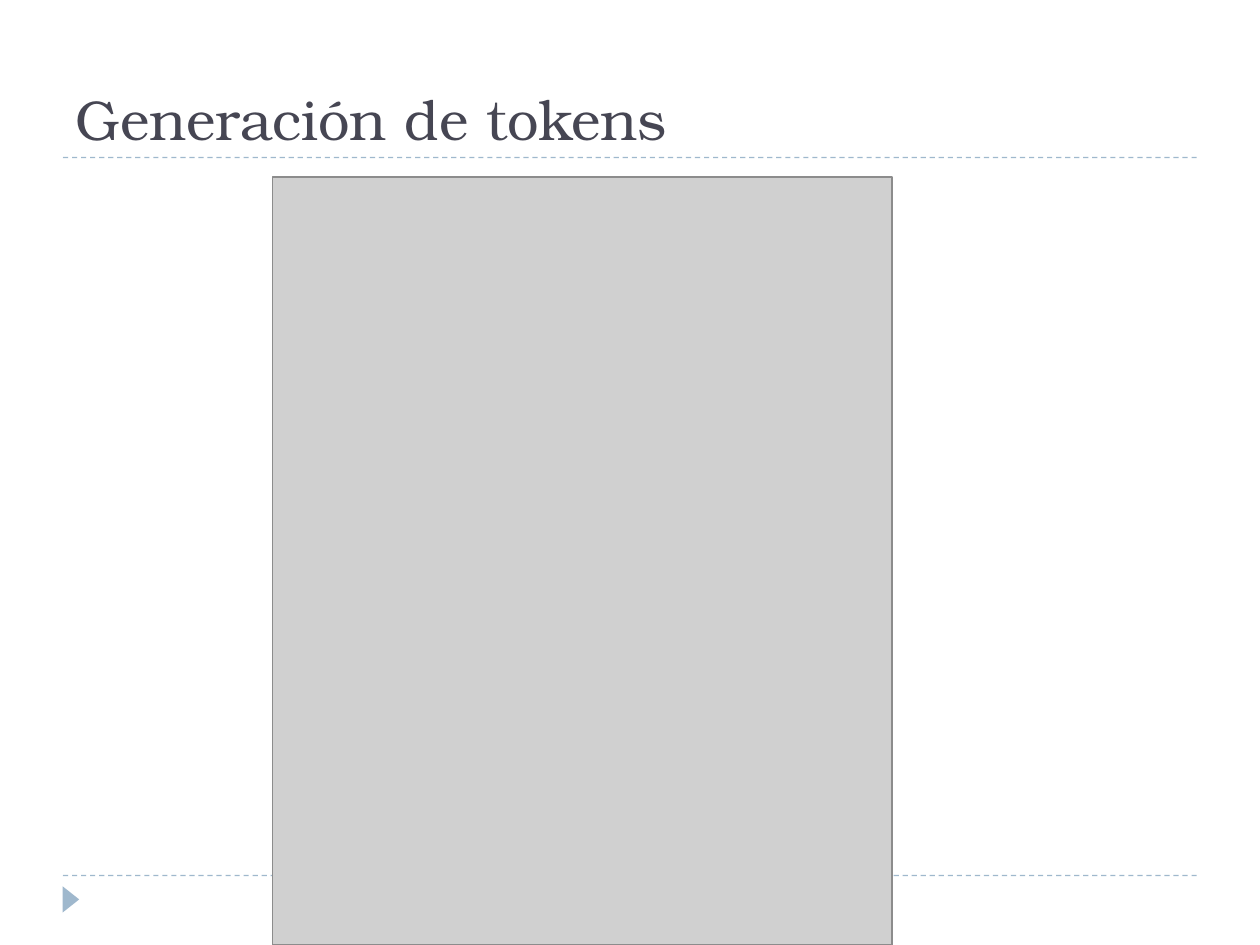
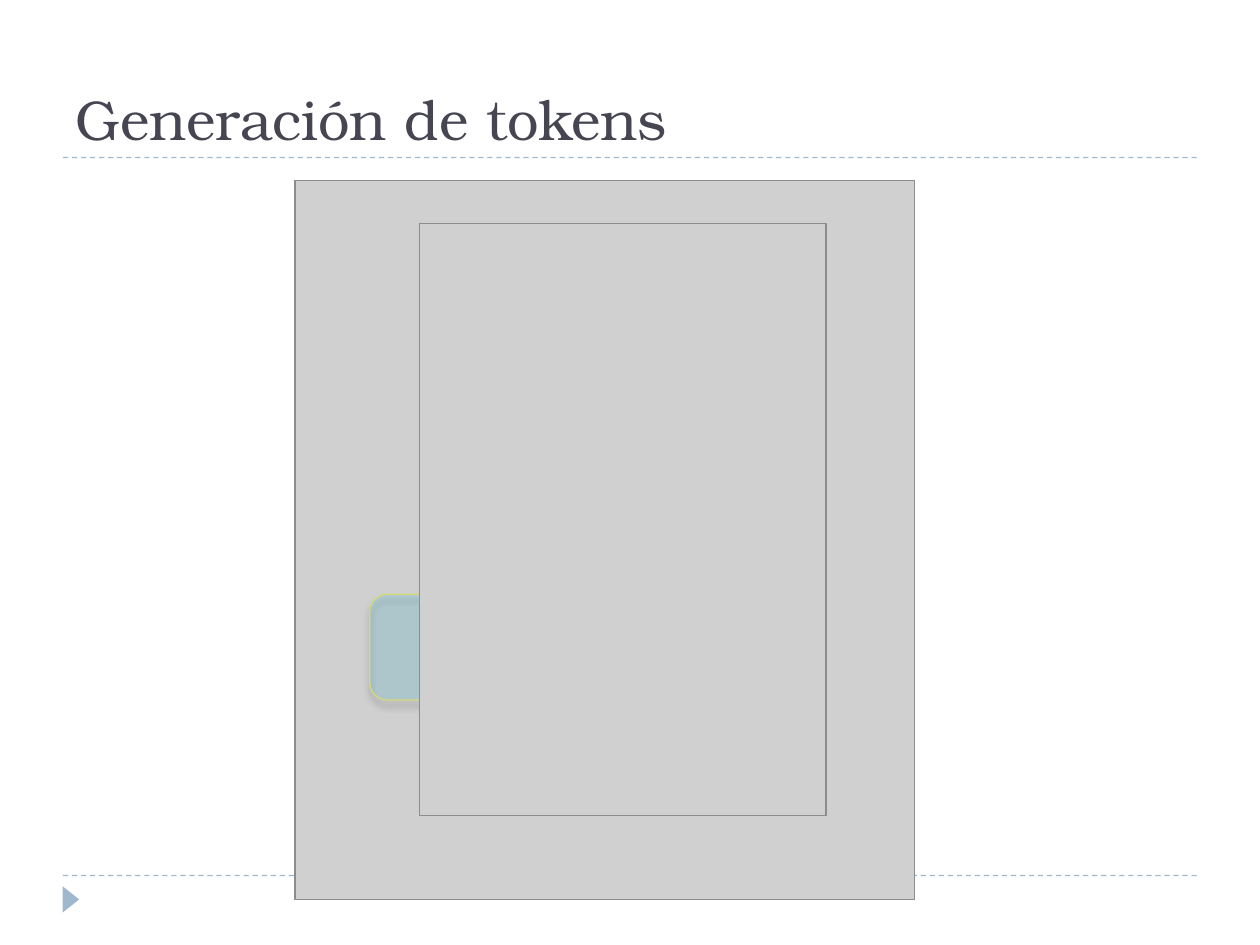
Before and after one commit to alejandrorago/qatesis2, a slide deck: slide 15 of Capitulos Finales/FilminasV0.2.pptx. Drawn at 1260x945 pixels with LibreOffice and Linux fonts; fonts in the diff are those of the drawing; grey boxes stand for pictures. Boxes give left, top, right and bottom in pixels: in the first picture for what was removed or moved away, otherwise in the second. Text is boxed around its words. In the diff, an @@ line names an element or a change of style, - is before the commit and + after.

```diff
--- a/Capitulos Finales/FilminasV0.2.pptx
+++ b/Capitulos Finales/FilminasV0.2.pptx
@@ picture: place and size @@
-picture at <box>272,178,892,945</box>
+picture at <box>295,180,915,900</box>
@@ picture added at <box>420,224,827,816</box> @@
@@ rounded rectangle added at <box>369,595,799,701</box>, fill #00CCFF at 12% opacity, outline #D2DA7A 0.75 pt @@
```
Also in this commit, not shown: 1 other slide changed.
